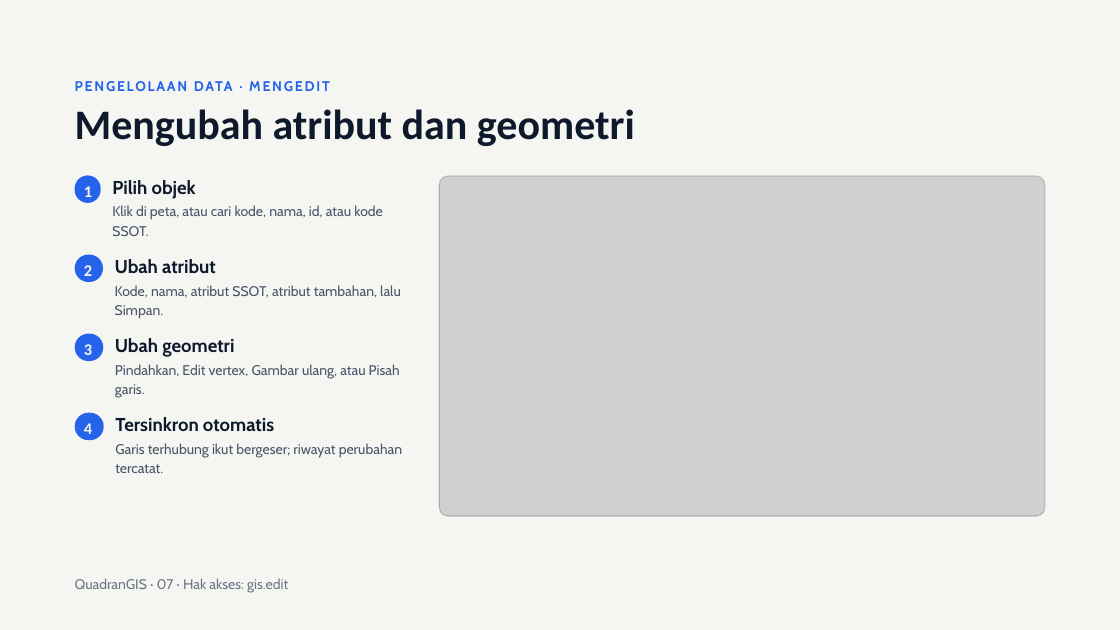
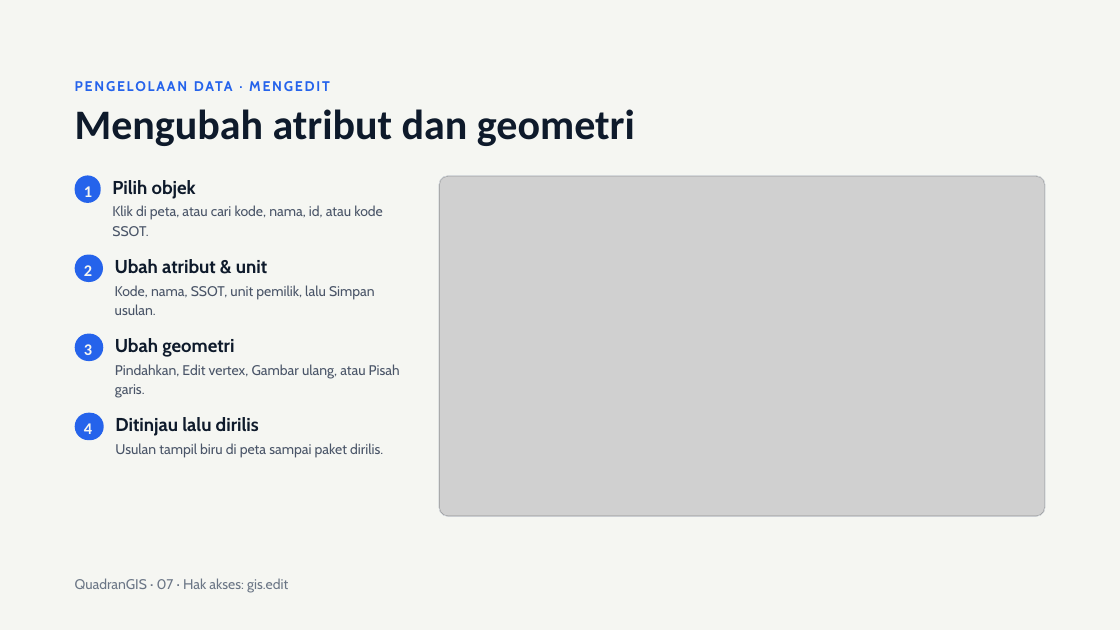
Before and after one commit to hendrapoernama/quadranGIS, a slide deck: slide 7 of docs/Presentasi QuadranGIS.pptx. Drawn at 1120x630 pixels with LibreOffice and Linux fonts; fonts in the diff are those of the drawing; grey boxes stand for pictures. Boxes give left, top, right and bottom in pixels: in the first picture for what was removed or moved away, otherwise in the second. Text is boxed around its words. In the diff, an @@ line names an element or a change of style, - is before the commit and + after.

```diff
--- a/docs/Presentasi QuadranGIS.pptx
+++ b/docs/Presentasi QuadranGIS.pptx
@@ text at (115, 259, 267, 274): text changed @@
-Ubah atribut
+Ubah atribut & unit
@@ text at (115, 285, 375, 315): text changed @@
-Kode, nama, atribut SSOT, atribut tambahan, lalu Simpan.
+Kode, nama, SSOT, unit pemilik, lalu Simpan usulan.
@@ text at (115, 417, 259, 436): text changed @@
-Tersinkron otomatis
+Ditinjau lalu dirilis
@@ text at (115, 443, 383, 458): text changed @@
-Garis terhubung ikut bergeser; riwayat perubahan tercatat.
+Usulan tampil biru di peta sampai paket dirilis.
```
Also in this commit, not shown: 19 other slides changed, 8 slides added, 55 other files.
